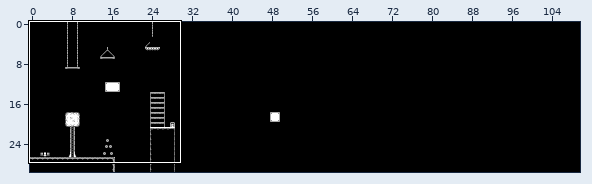
Tiled map (JSON) -- assets/tiled/baselevel.tmj. Above, an overview of the earlier version with the close-up marked.
Close-up. Old version:
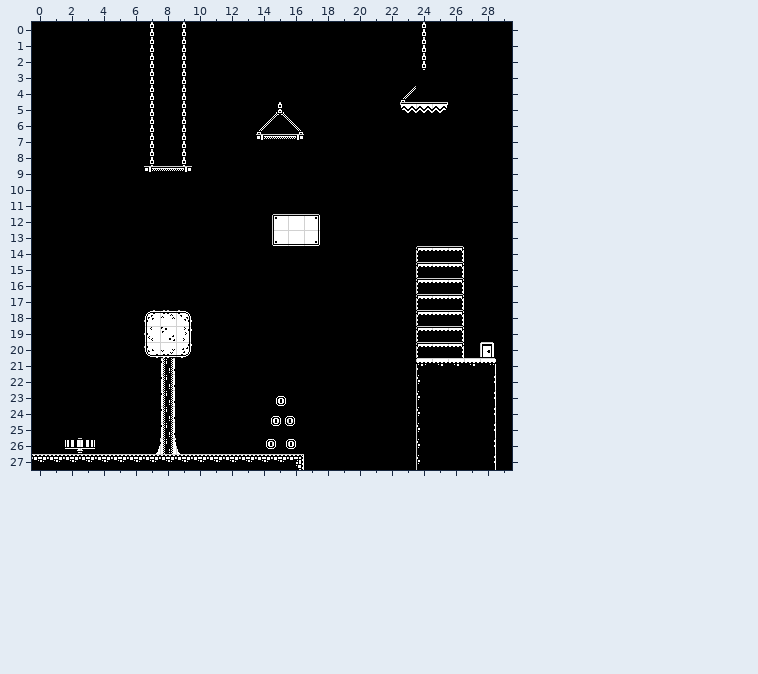
Cells are 16x16 px. Shown: x 0..29, y 0..27. The commit also changed other parts of the map, which this record leaves out.
The result:
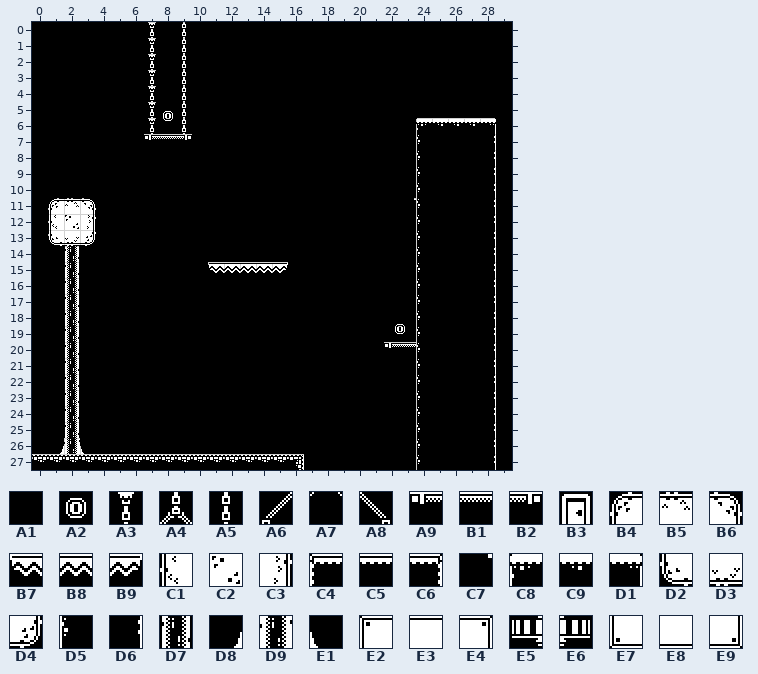
Key: from "MonochromeTileset": A1 0, A2 2, A3 3, A4 5, A5 23, A6 24, A7 25, A8 26, A9 44, B1 45, B2 46, B3 56, B4 87, B5 88, B6 89, B7 104, B8 105, B9 106, C1 107, C2 108, C3 109, C4 110, C5 111, C6 112, C7 114, C8 115, C9 116, D1 117, D2 127, D3 128, D4 129, D5 135, D6 137, D7 188, D8 207, D9 208, E1 209, E2 354, E3 355, E4 356, E5 367, E6 368, E7 394, E8 395, E9 396.
__ is an empty cell.
Objects are placed by their top-left corner, in cells (3,4 is the top-left corner of cell 3,4); size is 1x1 cell unless given.
Tiles replaced or removed in this view: A1, A4, A5, A6, A7, A8, A9, B1, B2, B4, B5, B6, B7, B8, B9, C1, C2, C3, C4, C5, C6, C8, C9, D1, D2, D3, D4, D7, D8, D9, E1, E2, E3, E4, E5, E6, E7, E8, E9.
Changes in this commit:
Changed rows in their new state; .. is an unchanged cell.
Layer "BaseLayer":
first column x 1:
 0 .. .. .. .. .. .. A3 .. .. .. .. .. .. .. .. .. .. .. .. .. .. .. .. A1 .. .. .. ..
 1 .. .. .. .. .. .. A3 .. .. .. .. .. .. .. .. .. .. .. .. .. .. .. .. A1 .. .. .. ..
 2 .. .. .. .. .. .. A3 .. .. .. .. .. .. .. .. .. .. .. .. .. .. .. .. A1 .. .. .. ..
 3 .. .. .. .. .. .. A3 .. .. .. .. .. .. .. .. .. .. .. .. .. .. .. .. .. .. .. .. ..
 4 .. .. .. .. .. .. A3 .. .. .. .. .. .. .. .. .. .. .. .. .. .. .. A1 .. .. .. .. ..
 5 .. .. .. .. .. .. A3 .. .. .. .. .. .. .. A1 .. .. .. .. .. .. .. A1 A1 A1 .. .. ..
 6 .. .. .. .. .. .. A3 .. .. .. .. .. .. A1 A1 A1 .. .. .. .. .. .. .. C8 C9 C9 C9 D1
 7 .. .. .. .. .. .. A9 B1 B2 .. .. .. .. A1 A1 A1 .. .. .. .. .. .. .. D5 .. .. .. D6
 8 .. .. .. .. .. .. A1 .. A1 .. .. .. .. .. .. .. .. .. .. .. .. .. .. D5 .. .. .. D6
 9 .. .. .. .. .. .. A1 A1 A1 .. .. .. .. .. .. .. .. .. .. .. .. .. .. D5 .. .. .. D6
10 .. .. .. .. .. .. .. .. .. .. .. .. .. .. .. .. .. .. .. .. .. .. .. D5 .. .. .. D6
11 B4 B5 B6 .. .. .. .. .. .. .. .. .. .. .. .. .. .. .. .. .. .. .. C7 D5 .. .. .. D6
12 C1 C2 C3 .. .. .. .. .. .. .. .. .. .. .. A1 A1 A1 .. .. .. .. .. .. D5 .. .. .. D6
13 D2 D3 D4 .. .. .. .. .. .. .. .. .. .. .. A1 A1 A1 .. .. .. .. .. .. D5 .. .. .. D6
14 .. D7 .. .. .. .. .. .. .. .. .. .. .. .. .. .. .. .. .. .. .. .. .. D5 A1 A1 .. D6
15 .. D7 .. .. .. .. .. .. .. .. B7 B8 B8 B8 B9 .. .. .. .. .. .. .. .. D5 A1 A1 .. D6
16 .. D7 .. .. .. .. .. .. .. .. .. .. .. .. .. .. .. .. .. .. .. .. .. D5 A1 A1 .. D6
17 .. D7 .. .. .. .. .. .. .. .. .. .. .. .. .. .. .. .. .. .. .. .. .. D5 A1 A1 .. D6
18 .. D7 .. .. .. .. A1 A1 A1 .. .. .. .. .. .. .. .. .. .. .. .. .. .. D5 A1 A1 .. D6
19 .. D7 .. .. .. .. A1 A1 A1 .. .. .. .. .. .. .. .. .. .. .. .. .. .. D5 A1 A1 .. D6
20 .. D7 .. .. .. .. A1 A1 A1 .. .. .. .. .. .. .. .. .. .. .. .. A9 B1 D5 A1 A1 .. D6
21 .. D7 .. .. .. .. .. A1 .. .. .. .. .. .. .. .. .. .. .. .. .. .. .. D5 A1 A1 A1 D6
22 .. D7 .. .. .. .. .. A1 .. .. .. .. .. .. .. .. .. .. .. .. .. .. .. .. .. .. .. ..
23 .. D7 .. .. .. .. .. A1 .. .. .. .. .. .. .. .. .. .. .. .. .. .. .. .. .. .. .. ..
24 .. D7 .. .. .. .. .. A1 .. .. .. .. .. .. .. .. .. .. .. .. .. .. .. .. .. .. .. ..
25 .. D7 .. .. .. .. .. A1 .. .. .. .. .. .. .. .. .. .. .. .. .. .. .. .. .. .. .. ..
26 D8 D9 E1 .. .. .. A1 A1 A1 .. .. .. .. .. .. .. .. .. .. .. .. .. .. .. .. .. .. ..
Layer "Coins":
added: A2 "coin" at 8,5.4
added: A2 "coin" at 22.5,18.7
removed: B3 "door" at 27.9,19.9
removed: A2 "coin" at 15,23.2
removed: A2 "coin" at 14.8,24.4
removed: A2 "coin" at 15.6,24.4
removed: A2 "coin" at 15.7,25.9
removed: A2 "coin" at 14.4,25.9
